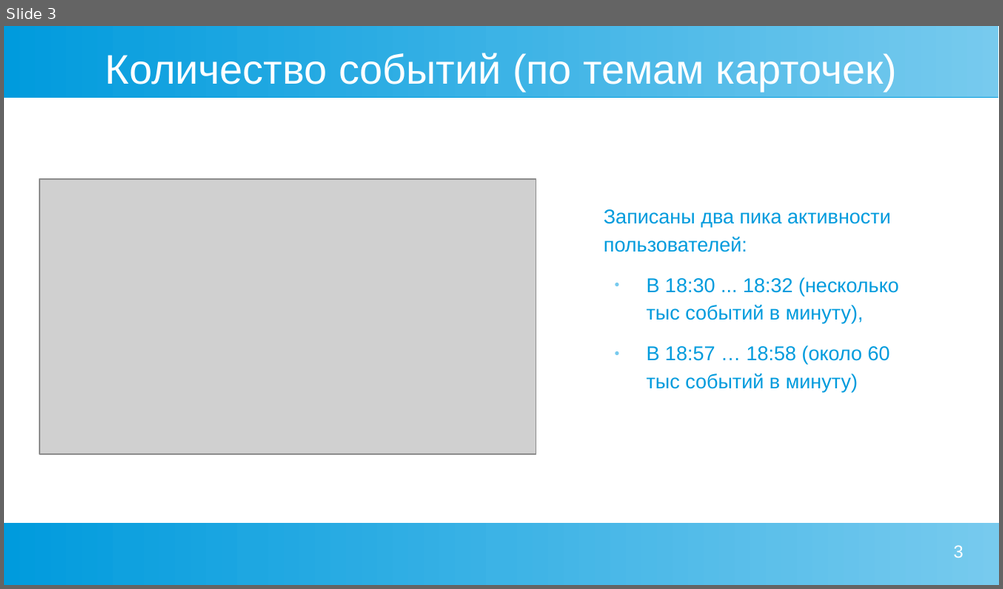
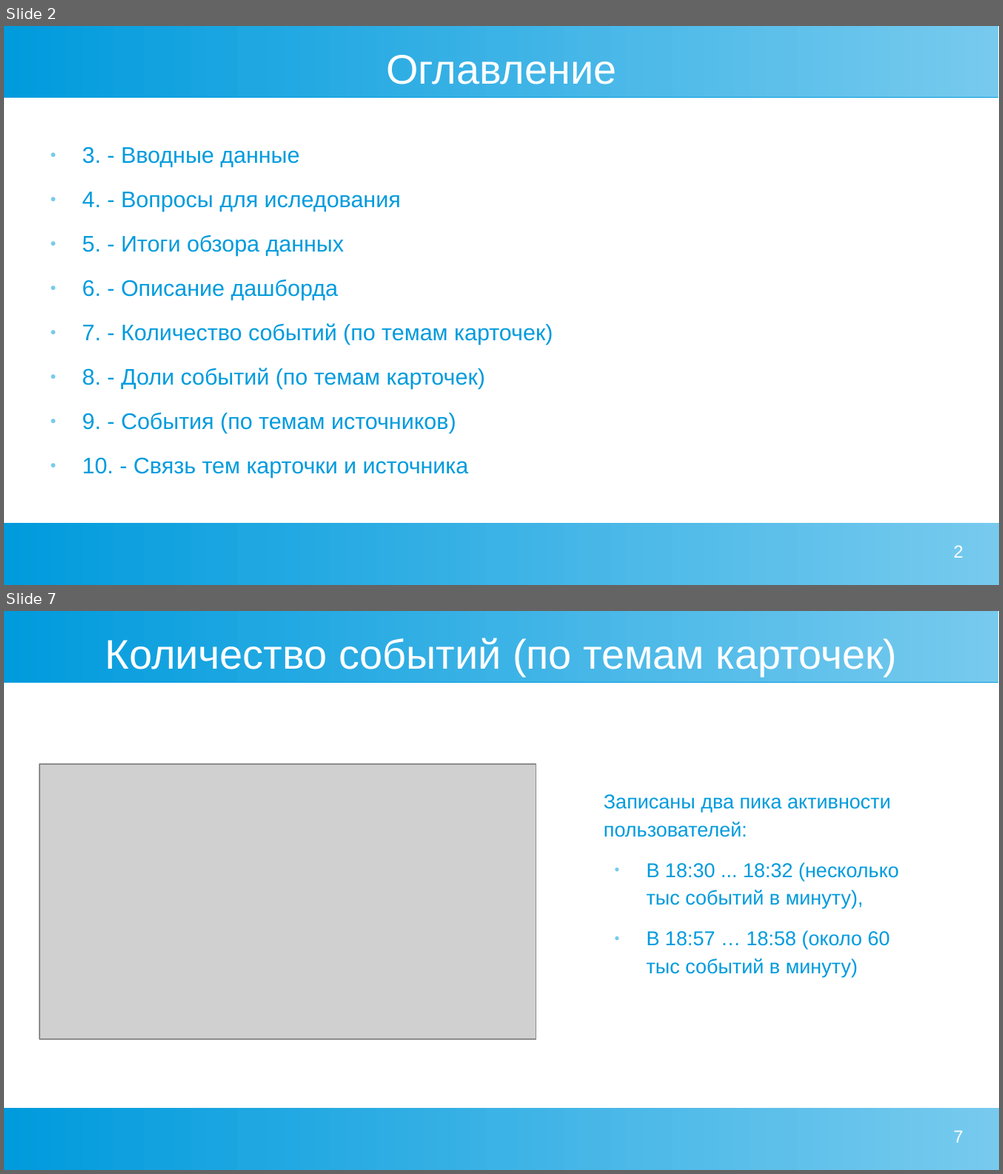
Before and after one commit to okeangel/da_portfolio, a slide deck: practicum/week_23_dashboards/dash_visits.odp. Shown one above the other, each under a label of ours: slide 3 before the commit, slides 2 and 7 after it; the slides between them are not shown. The pictures are 1003x589 and 1003x1174 pixels, drawn with LibreOffice and Linux fonts; fonts in the diff are those of the drawing; grey boxes stand for pictures. Boxes give left, top, right and bottom in pixels: in the first picture for what was removed or moved away, otherwise in the second. Text is boxed around its words. In the diff, an @@ line names an element or a change of style, - is before the commit and + after.

```diff
--- a/practicum/week_23_dashboards/dash_visits.odp
+++ b/practicum/week_23_dashboards/dash_visits.odp
@@ slide 2 added at <box>4,26,999,585</box>, background #FFFFFF; not listed: 2 template elements that a slide beside it also shows @@
@@ title added at <box>386,55,616,84</box>, 33 pt, text #FFFFFF @@
+Оглавление
@@ text added at <box>82,147,552,478</box>, 18 pt, text #009BDD @@
+● 3. - Вводные данные
+● 4. - Вопросы для иследования
+● 5. - Итоги обзора данных
+● 6. - Описание дашборда
+● 7. - Количество событий (по темам карточек)
+● 8. - Доли событий (по темам карточек)
+● 9. - События (по темам источников)
+● 10. - Связь тем карточки и источника
@@ page number added at <box>953,545,963,558</box>, 14 pt, text #FFFFFF @@
+2
@@ what was slide 3 is now slide 7 @@
@@ page number at <box>953,1130,963,1143</box>: text changed @@
-3
+7
```
Also in this commit, not shown: 3 slides changed, 3 other slides added, 2 other files.
